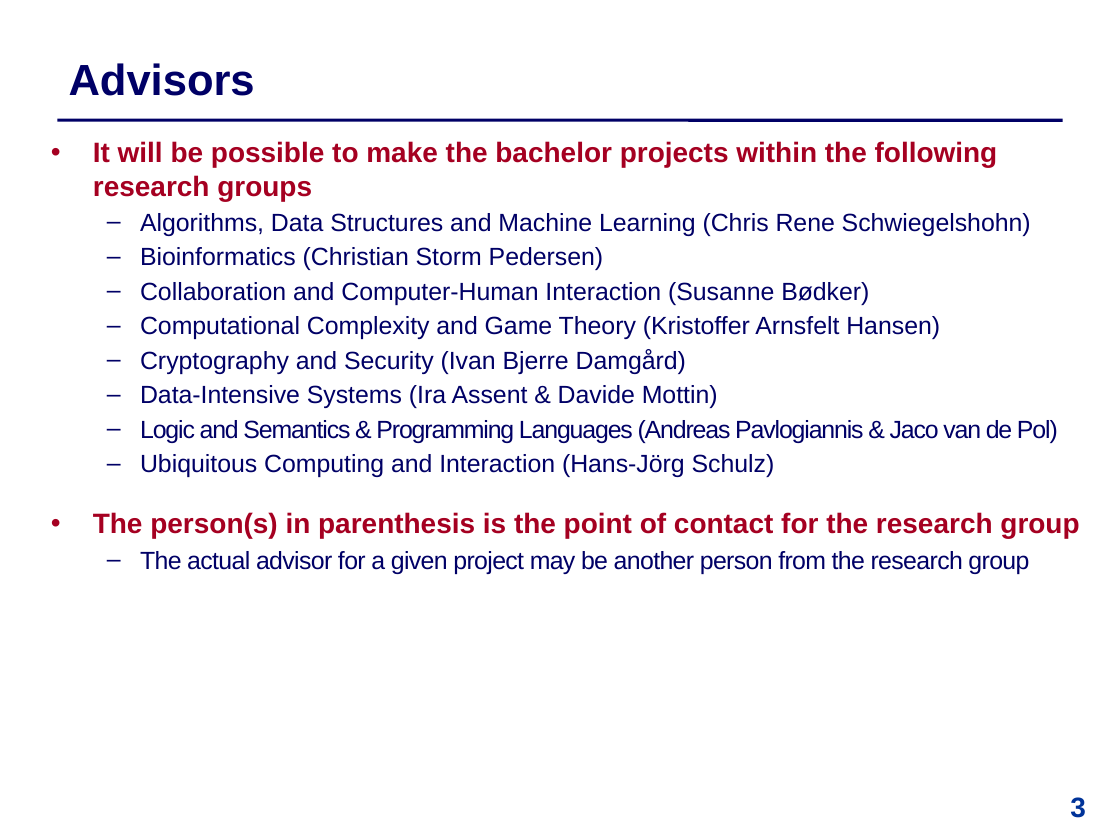
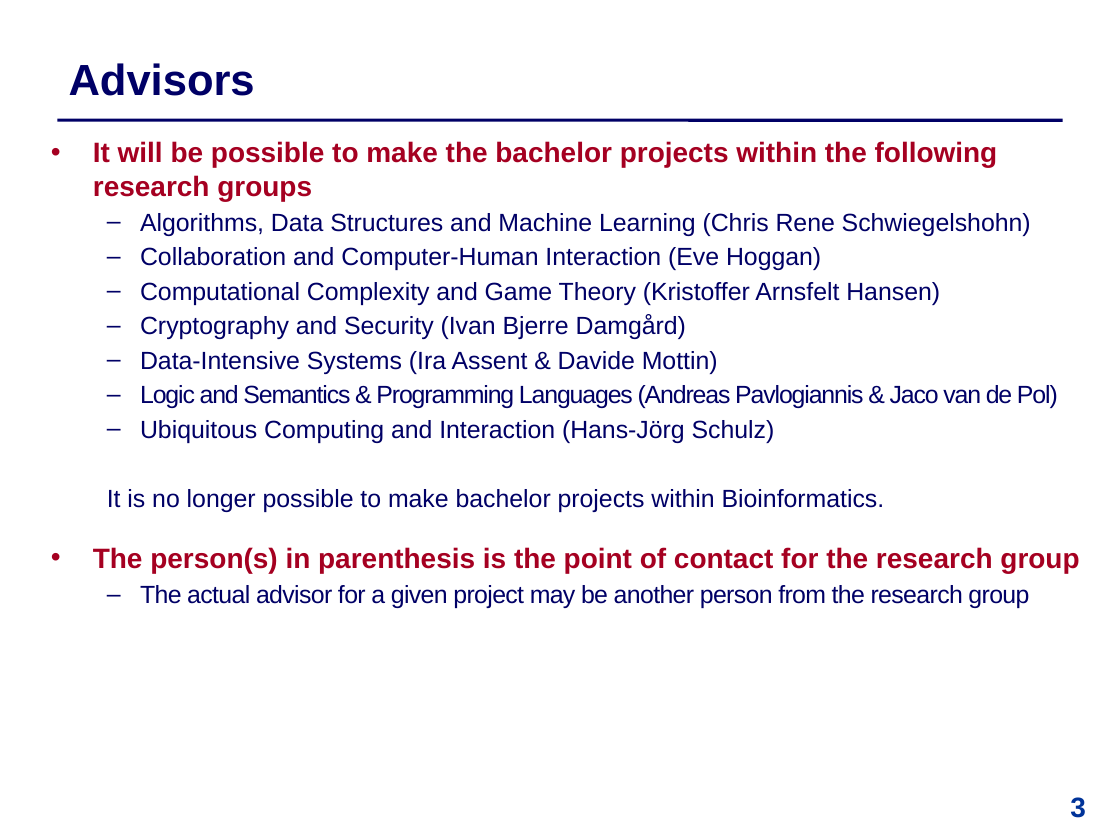
Before and after one commit to IntProgAU/Materiale, a slide deck: slide 3 of web/b25/0 Information Meeting.pptx. Drawn at 1120x840 pixels with LibreOffice and Linux fonts; fonts in the diff are those of the drawing. Boxes give left, top, right and bottom in pixels: in the first picture for what was removed or moved away, otherwise in the second. Text is boxed around its words. In the diff, an @@ line names an element or a change of style, - is before the commit and + after.

```diff
--- a/web/b25/0 Information Meeting.pptx
+++ b/web/b25/0 Information Meeting.pptx
@@ text at [140,247,821,270]: text changed @@
-  – Bioinformatics (Christian Storm Pedersen)
-  – Collaboration and Computer-Human Interaction (Susanne Bødker)
+  – Collaboration and Computer-Human Interaction (Eve Hoggan)
@@ text at [107,489,885,512]: paragraph added @@
+  It is no longer possible to make bachelor projects within Bioinformatics.
```
Also in this commit, not shown: 9 other slides changed.
